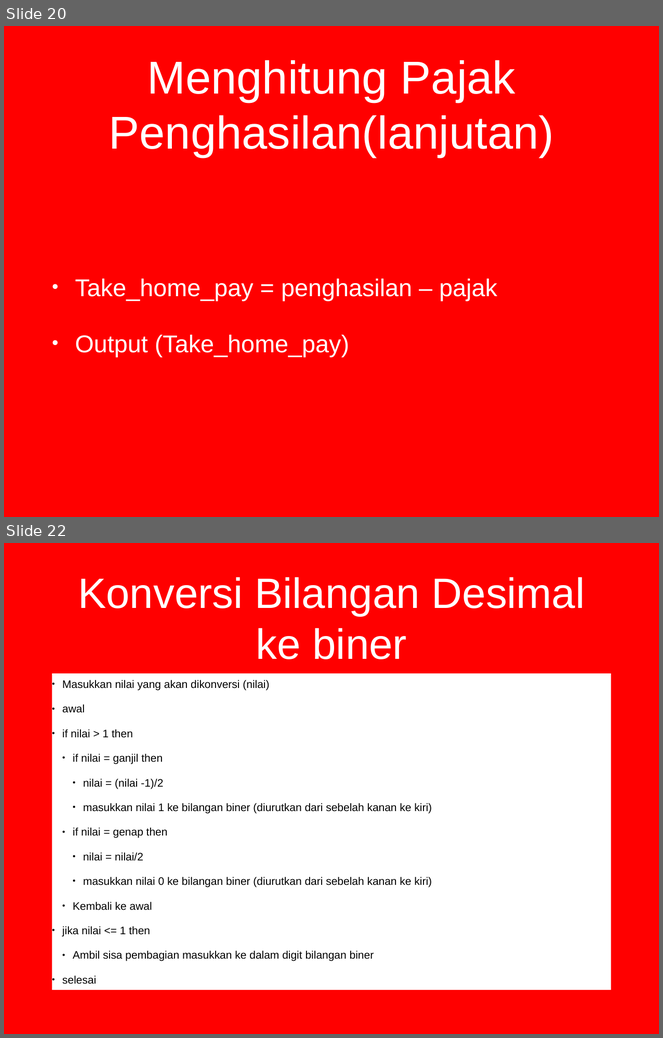
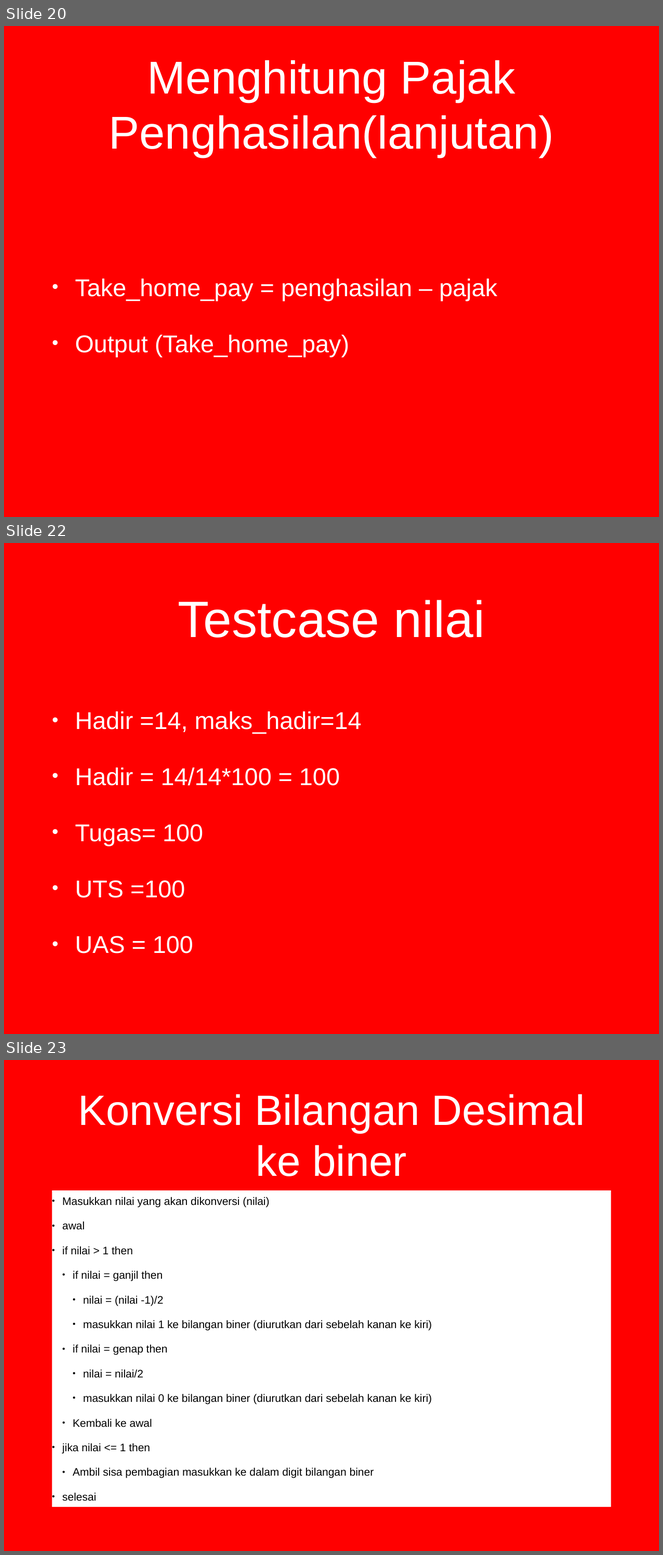
Before and after one commit to agungperdananto/Algoritma_pemrograman_I, a slide deck: Documents/Algoritma Pemrograman.pptx. Shown one above the other, each under a label of ours: slides 20 and 22 before the commit, slides 20, 22 and 23 after it; the slides between them are not shown. The pictures are 663x1038 and 663x1555 pixels, drawn with LibreOffice and Linux fonts; fonts in the diff are those of the drawing; background and template pictures are left out. Boxes give left, top, right and bottom in pixels: in the first picture for what was removed or moved away, otherwise in the second. Text is boxed around its words. In the diff, an @@ line names an element or a change of style, - is before the commit and + after.

Commit message:
tambah tugas UTS

```diff
--- a/Documents/Algoritma Pemrograman.pptx
+++ b/Documents/Algoritma Pemrograman.pptx
@@ slide 22 added at <box>4,543,659,1034</box>, background picture (left out) @@
@@ title added at <box>178,600,485,638</box>, 80 pt, text #FFFFFF @@
+Testcase nilai
@@ text added at <box>75,711,362,954</box>, 38 pt, text #FFFFFF @@
+• Hadir =14, maks_hadir=14
+• Hadir = 14/14*100 = 100
+• Tugas= 100
+• UTS =100
+• UAS = 100
@@ what was slide 22 is now slide 23 @@
```
Also in this commit, not shown: 1 slide changed, 1 other slide added, 3 other files.
